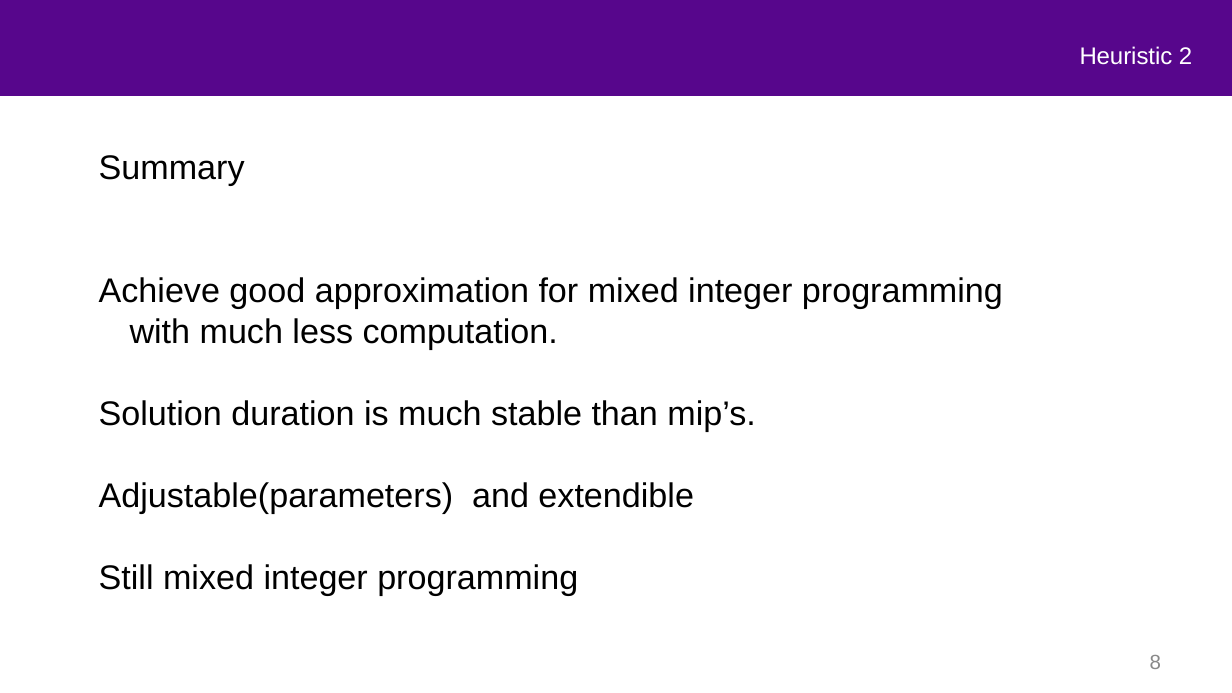
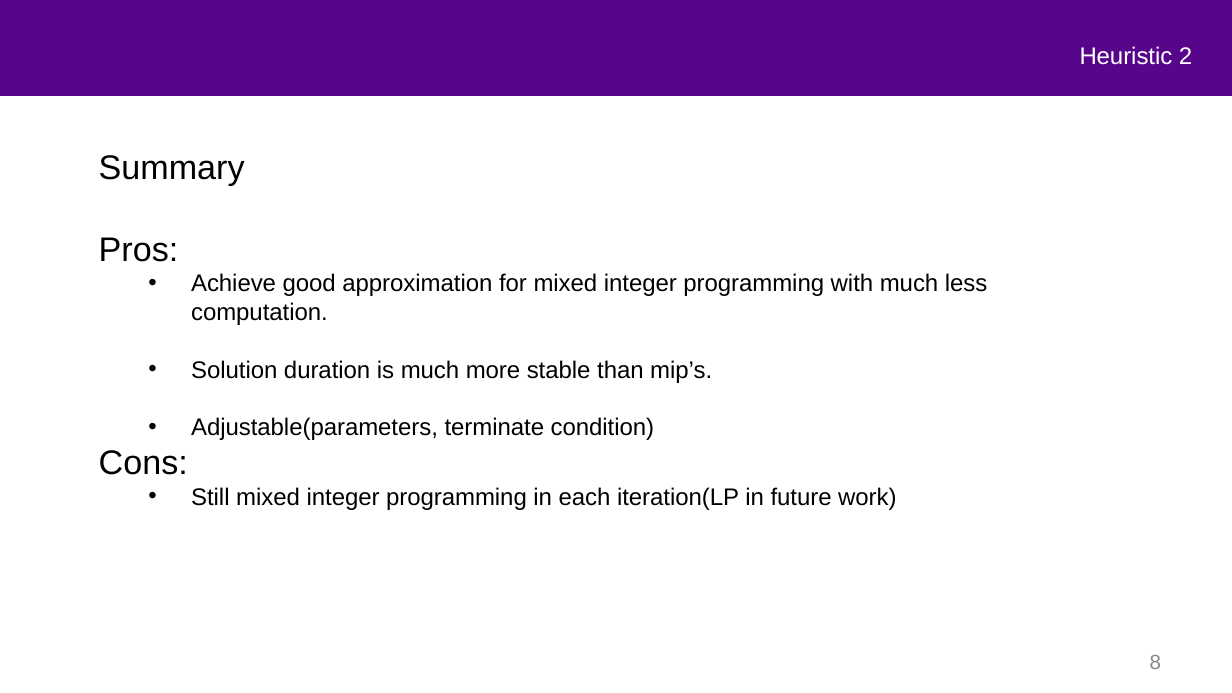
Before and after one commit to mustafafu/mec_request_routing, a slide deck: slide 8 of common_script/part2.pptx. Drawn at 1232x693 pixels with LibreOffice and Linux fonts; fonts in the diff are those of the drawing; background and template pictures are left out. Boxes give left, top, right and bottom in pixels: in the first picture for what was removed or moved away, otherwise in the second. Text is boxed around its words. In the diff, an @@ line names an element or a change of style, - is before the commit and + after.

```diff
--- a/common_script/part2.pptx
+++ b/common_script/part2.pptx
@@ text at [99,237,179,262]: paragraph added @@
+Pros:
@@ text at [191,273,988,325]: size 26.7 to 18.7 pt in "Achieve good approximation for mixed integer programming ..."; bullet none to •; list level 1 to 2 in "Achieve good approximation for mixed ..." @@
@@ text at [99,360,896,510]: text changed; size 26.7 to 18.7 pt @@
-Solution duration is much stable than mip’s.
-Adjustable(parameters) and extendible
-Still mixed integer programming
+  • Solution duration is much more stable than mip’s.
+  • Adjustable(parameters, terminate condition)
+Cons:
+  • Still mixed integer programming in each iteration(LP in future work)
```
Also in this commit, not shown: 4 other slides changed.
